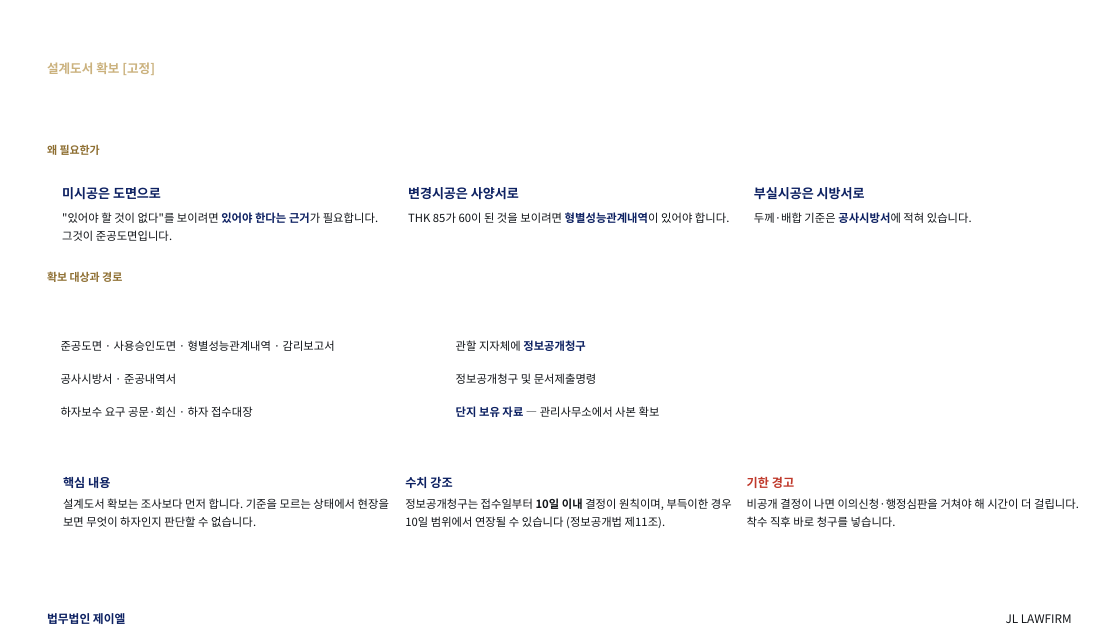
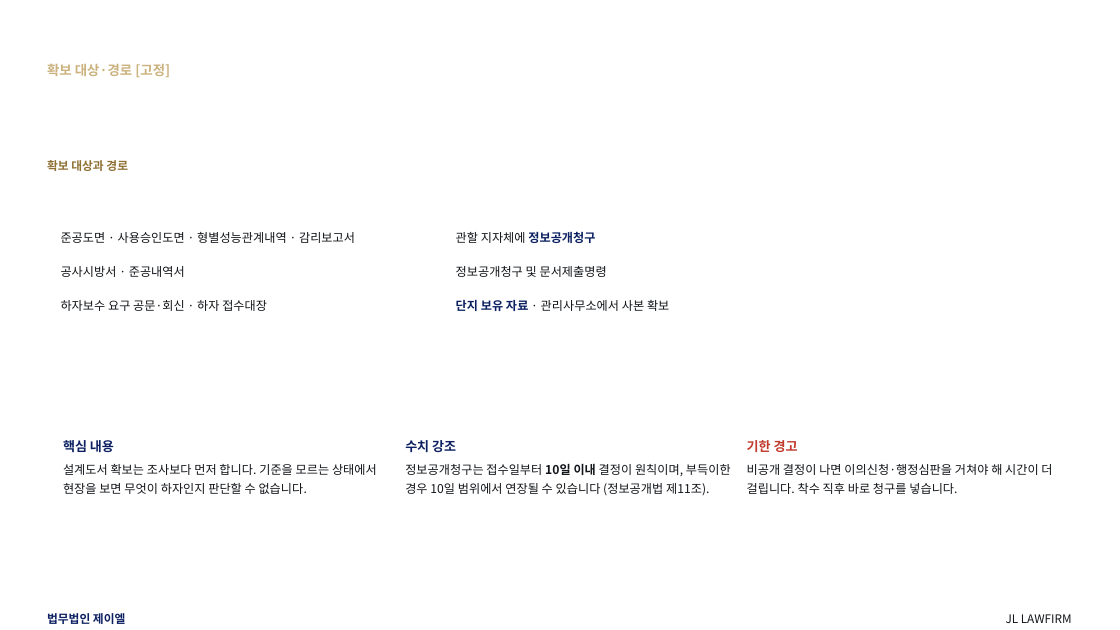
Before and after one commit to kingjin77-rgb/jl-magazine, a slide deck: slide 44 of template/design/preview/JL_하자소송_기본제안서.pptx (slide 33 before the commit). Drawn at 1120x630 pixels with LibreOffice and Linux fonts; fonts in the diff are those of the drawing; background and template pictures are left out. Boxes give left, top, right and bottom in pixels: in the first picture for what was removed or moved away, otherwise in the second. Text is boxed around its words. In the diff, an @@ line names an element or a change of style, - is before the commit and + after.

```diff
--- a/template/design/preview/JL_하자소송_기본제안서.pptx
+++ b/template/design/preview/JL_하자소송_기본제안서.pptx
@@ text at bbox=[47, 63, 170, 77]: text changed; size 10.8 to 11.5 pt @@
-설계도서 확보 [고정]
+확보 대상·경로 [고정]
@@ text removed at bbox=[47, 143, 100, 158] @@
-왜 필요한가
@@ text "확보 대상과 경로": place and size @@
-text "확보 대상과 경로" at bbox=[47, 271, 122, 282]
+text "확보 대상과 경로" at bbox=[47, 160, 128, 171]
@@ text "확보 대상과 경로" at bbox=[47, 160, 128, 171]: size 9.4 to 10.1 pt; line spacing 13.1pt to 14.1pt @@
@@ 7 texts: place and size @@
-7 texts at bbox=[48, 297, 1116, 417]
+7 texts at bbox=[48, 186, 1116, 311]
@@ text "자료" at bbox=[48, 186, 475, 220]: size 10.1 to 10.8 pt; line spacing 14.1pt to 15.1pt @@
@@ text removed at bbox=[62, 187, 161, 200] @@
-미시공은 도면으로
@@ text removed at bbox=[408, 187, 519, 200] @@
-변경시공은 사양서로
@@ text "확보 경로" at bbox=[444, 186, 1116, 220]: size 10.1 to 10.8 pt; line spacing 14.1pt to 15.1pt @@
@@ text removed at bbox=[754, 187, 865, 200] @@
-부실시공은 시방서로
@@ size 9.7 to 10.4 pt; line spacing 14.6pt to 15.7pt in 5 elements at bbox=[61, 300, 267, 311], bbox=[456, 266, 607, 277], bbox=[61, 266, 185, 277], bbox=[456, 231, 595, 243], bbox=[61, 232, 355, 243] @@
@@ text removed at bbox=[62, 212, 378, 241] @@
-"있어야 할 것이 없다"를 보이려면 있어야 한다는 근거가 필요합니다. 그것이 준공도면입니다.
@@ text removed at bbox=[408, 212, 729, 223] @@
-THK 85가 60이 된 것을 보이려면 형별성능관계내역이 있어야 합니다.
@@ text removed at bbox=[754, 212, 972, 223] @@
-두께·배합 기준은 공사시방서에 적혀 있습니다.
@@ text at bbox=[456, 300, 669, 311]: text changed; size 9.7 to 10.4 pt @@
-단지 보유 자료 — 관리사무소에서 사본 확보
+단지 보유 자료 · 관리사무소에서 사본 확보
@@ 6 texts: place and size @@
-6 texts at bbox=[63, 476, 1079, 528]
+6 texts at bbox=[63, 440, 1052, 495]
@@ size 10.4 to 11.2 pt; line spacing 14.6pt to 15.6pt in 3 elements at bbox=[63, 440, 114, 452], bbox=[405, 440, 456, 452], bbox=[747, 440, 798, 452] @@
@@ size 9.7 to 10.4 pt; line spacing 15.6pt to 16.7pt in 3 elements at bbox=[63, 464, 377, 494], bbox=[405, 463, 731, 495], bbox=[747, 464, 1052, 494] @@
```
Also in this commit, not shown: 58 other slides changed, 24 slides added, 3 other files.
